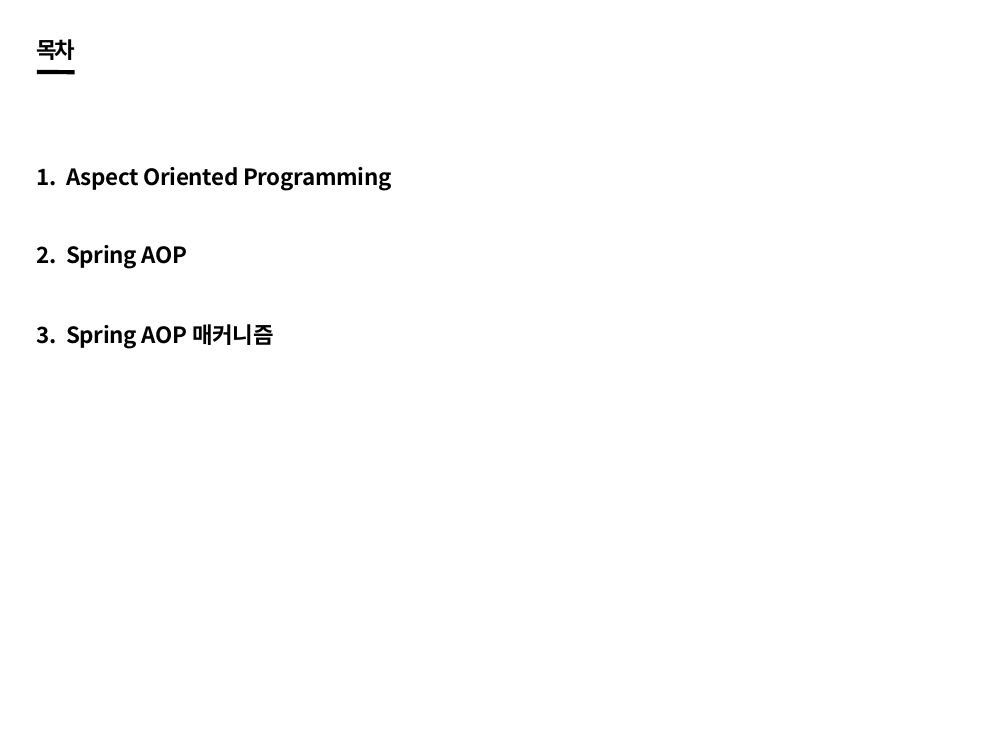
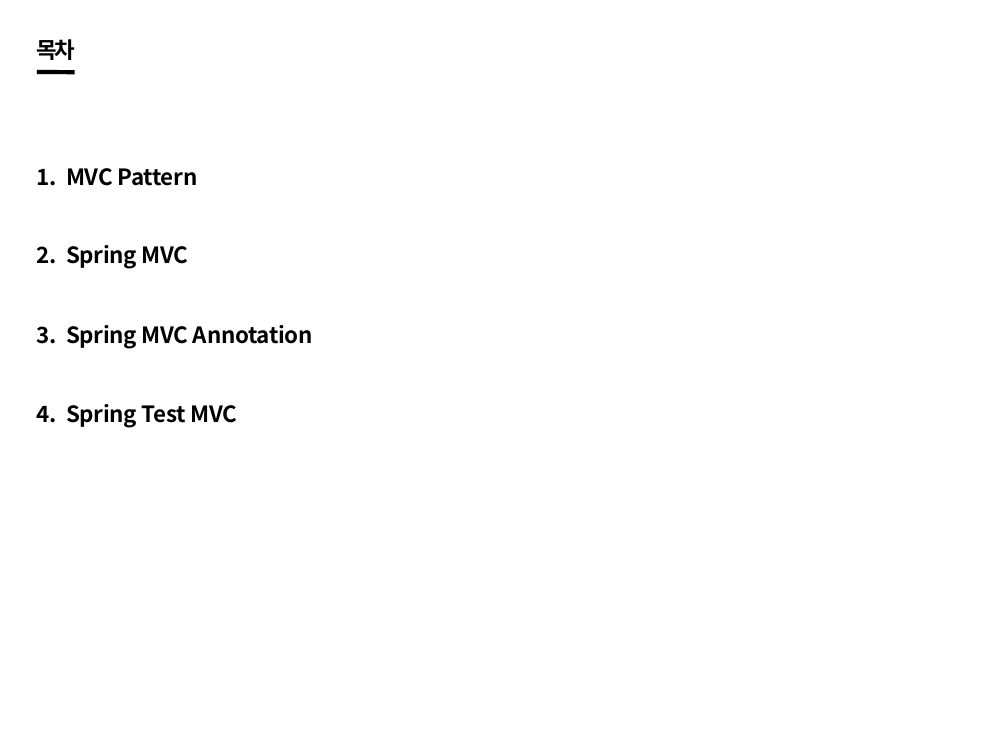
Before and after one commit to SeunghoonBaek/spring_learning, a slide deck: slide 2 of 09_Spring_Framework_MVC.pptx. Drawn at 1008x756 pixels with LibreOffice and Linux fonts; fonts in the diff are those of the drawing; background and template pictures are left out. Boxes give left, top, right and bottom in pixels: in the first picture for what was removed or moved away, otherwise in the second. Text is boxed around its words. In the diff, an @@ line names an element or a change of style, - is before the commit and + after.

Commit message:
update ppt

```diff
--- a/09_Spring_Framework_MVC.pptx
+++ b/09_Spring_Framework_MVC.pptx
@@ text at <box>36,168,197,186</box>: text changed @@
-1. Aspect Oriented Programming
+1. MVC Pattern
@@ text at <box>36,245,189,269</box>: text changed @@
-2. Spring AOP
+2. Spring MVC
@@ text at <box>36,325,313,348</box>: text changed @@
-3. Spring AOP 매커니즘
+3. Spring MVC Annotation
@@ text added at <box>36,404,237,428</box>, 16 pt, text #000000, bold @@
+4. Spring Test MVC
```
Also in this commit, not shown: 1 other slide changed.
